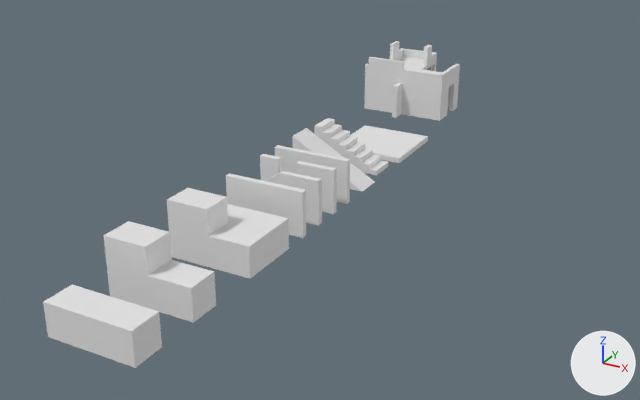
A saved change to the Blender file Assets/Art/Models/PlaygroundMap.blend.
The view is the same before and after, from a 50 mm lens placed at (28.9, -58.3, 22.9), pointed at (0.5, -6.6, -3.0). The lights are fixed; the arrows at lower right show +X, +Y and +Z.

Names of what the first picture shows: 'Box1', 'Box2', 'Box3', 'Floor1', 'House', 'Ramp1', 'Stairs1', 'Wall1', 'Wall2', 'Wall3', 'Wall4'.
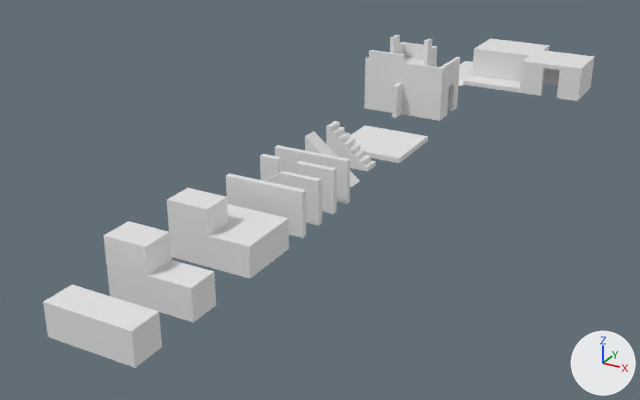
Where the change shows, as pixel boxes [x1, y1, x2, y2] in the pictures (640 x 400 px; the box of a moved part takes in the faces that stretch with it):
'House', reshaped (7% taller)
    before: [364, 41, 460, 121]
    after: [364, 35, 460, 121]
'House2', added
    after: [459, 38, 595, 101]
'Stairs1', mesh rescaled (32% narrower, 10% shorter)
    before: [314, 118, 388, 175]
    after: [326, 121, 376, 172]
'Ramp1', mesh rescaled (33% narrower, 12% shorter)
    before: [292, 128, 375, 192]
    after: [305, 131, 360, 187]
part 3 of me_cube_010, moved or reshaped
    before: [365, 57, 460, 86]
    after: [365, 50, 460, 86]
part 4 of me_cube_010, moved or reshaped
    before: [390, 41, 437, 66]
    after: [390, 35, 437, 65]

The change, as a diff of the scene's bpy script:
```diff
--- a/Assets/Art/Models/PlaygroundMap.blend.py
+++ b/Assets/Art/Models/PlaygroundMap.blend.py
@@ me_cube_008 @@
 me_cube_008.from_pydata(...)  # 6 vertices, 5 faces; spans x -1.0..4.51, y -1.0..2.1, z -1.0..1.0
 # used by ob_ramp1; location = (0.0, -6.86, 0.0); rotation_euler = (1.571, 0.0, 0.0), in degrees (90, 0, 0)
+# me_cube_008 part 1: the whole mesh is scaled about its middle by (0.672, 1, 0.64), then moved by (-0.1, 0.0, 0.0)
@@ me_cube_009 @@
 me_cube_009.from_pydata(...)  # 50 vertices, 41 faces; spans x -1.0..4.08, y -1.0..1.91, z -1.0..1.0
 # used by ob_stairs1; location = (0.0, -3.71, 0.0); rotation_euler = (1.571, 0.0, 0.0), in degrees (90, 0, 0)
+# me_cube_009 part 2: the whole mesh is scaled about its middle by (0.672, 1, 0.64), then moved by (-0.03, 0.0, 0.0)
@@ me_cube_010 @@
 me_cube_010.from_pydata(...)  # 254 vertices, 250 faces; spans x -5.26..1.77, y -0.17..4.44, z -5.58..3.08
 # used by ob_house; location = (1.76, 10.81, -0.77); rotation_euler = (1.571, 0.0, 0.0), in degrees (90, 0, 0)
+# me_cube_010 part 3: all 30 vertices in x -5.26..1.77, y 3.74..4.4, z -2.02..2.07 are moved by (0.0, 0.59, 0.0)
+# me_cube_010 part 4: all 30 vertices in x -5.26..-1.77, y 3.49..4.44, z -5.58..-2.95 are moved by (0.0, 0.59, 0.0)
@@ me_cube_012 @@
+me_cube_012.from_pydata(...)  # 216 vertices, 208 faces; spans x -3.26..10.51, y -0.2..2.8, z -4.71..3.19
@@ ob_house2 @@
+ob_house2 = bpy.data.objects.new('House2', me_cube_012)
+ob_house2.location = (1.76, 22.78, -0.8)
+ob_house2.rotation_euler = (1.571, 0.0, 0.0)  # degrees (90, 0, 0)
```
